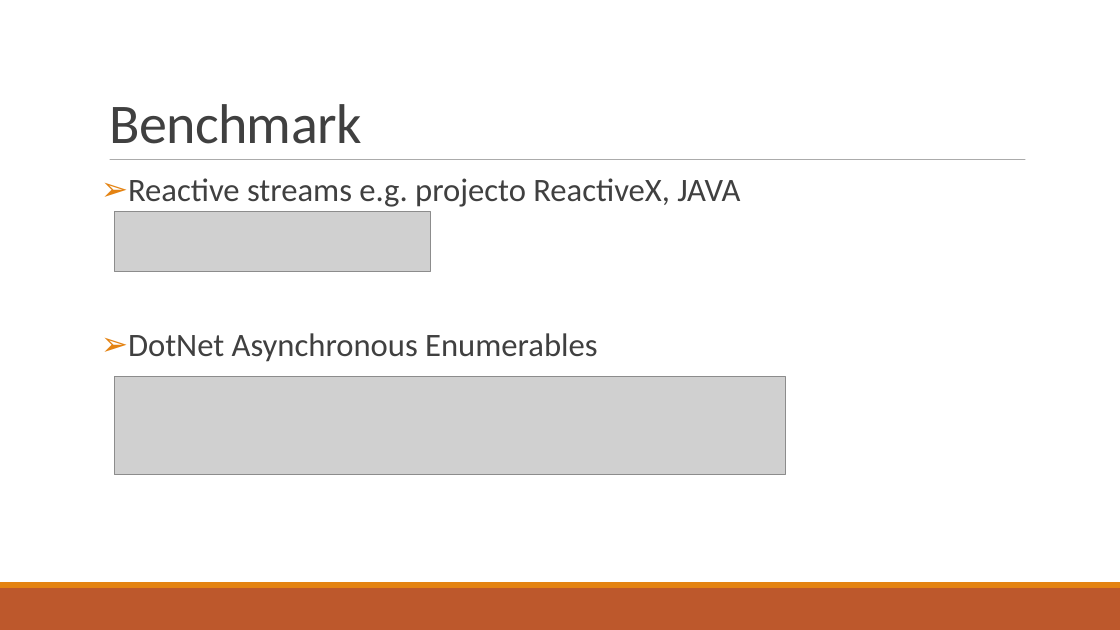
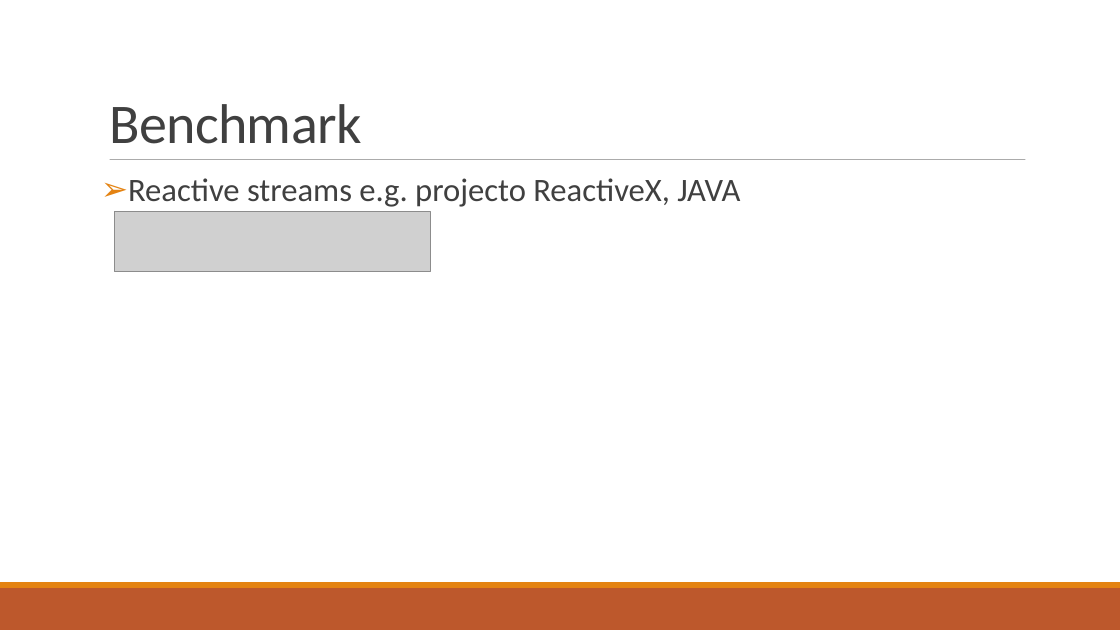
Before and after one commit to isel-sw-projects/2021-asyncio-pipelines, a slide deck: slide 7 of From asynchronous IO to reactive stream pipelines.ppt.odp (slide 6 before the commit). Drawn at 1120x630 pixels with LibreOffice and Linux fonts; fonts in the diff are those of the drawing; grey boxes stand for pictures. Boxes give left, top, right and bottom in pixels: in the first picture for what was removed or moved away, otherwise in the second. Text is boxed around its words. In the diff, an @@ line names an element or a change of style, - is before the commit and + after.

```diff
--- a/From asynchronous IO to reactive stream pipelines.ppt.odp
+++ b/From asynchronous IO to reactive stream pipelines.ppt.odp
@@ text at [128,333,597,362]: paragraph removed @@
-➢ DotNet Asynchronous Enumerables
@@ picture removed at [114,377,786,476] @@
```
Also in this commit, not shown: 7 other slides changed, 3 slides added, 1 slide removed, 1 other file.
